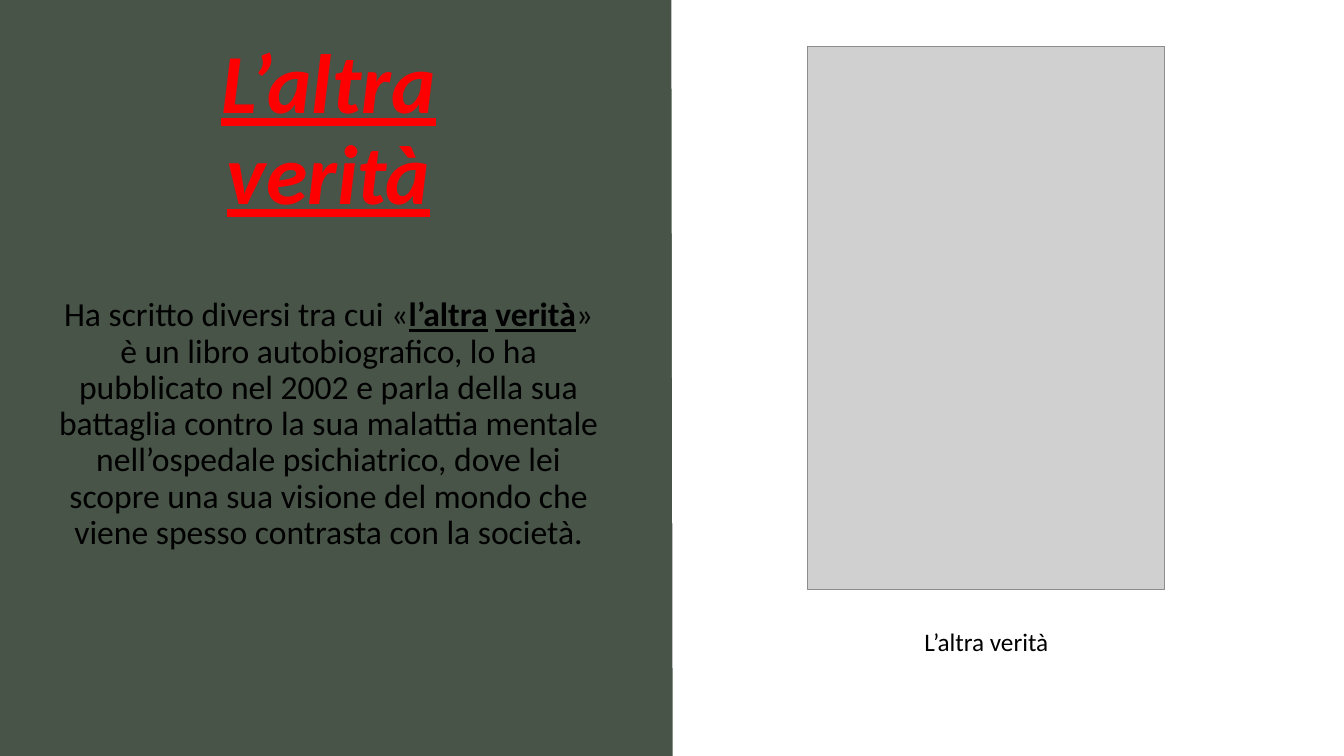
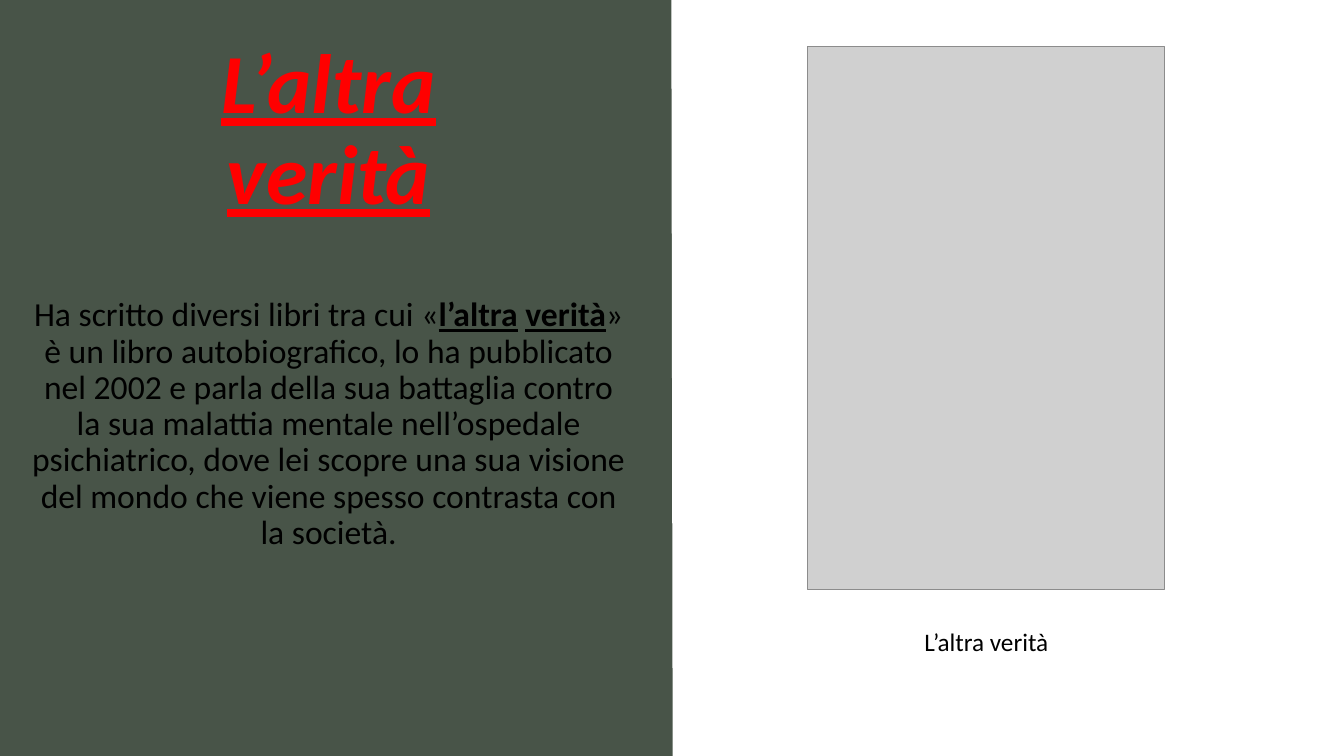
Before and after one commit to Licciardino-Matteo/portfolio-Matteo-Licciardino, a slide deck: slide 3 of docs/download/Educazione civica sui ospedali psichiatrici.pptx. Drawn at 1344x756 pixels with LibreOffice and Linux fonts; fonts in the diff are those of the drawing; grey boxes stand for pictures. Boxes give left, top, right and bottom in pixels: in the first picture for what was removed or moved away, otherwise in the second. Text is boxed around its words. In the diff, an @@ line names an element or a change of style, - is before the commit and + after.

Commit message:
Ulteriori modifiche

```diff
--- a/docs/download/Educazione civica sui ospedali psichiatrici.pptx
+++ b/docs/download/Educazione civica sui ospedali psichiatrici.pptx
@@ subtitle at box(32, 302, 625, 544): text changed @@
-Ha scritto diversi tra cui «l’altra verità» è un libro autobiografico, lo ha pubblicato nel 2002 e parla della sua battaglia contro la sua malattia mentale nell’ospedale psichiatrico, dove lei scopre una sua visione del mondo che viene spesso contrasta con la società.
+Ha scritto diversi libri tra cui «l’altra verità» è un libro autobiografico, lo ha pubblicato nel 2002 e parla della sua battaglia contro la sua malattia mentale nell’ospedale psichiatrico, dove lei scopre una sua visione del mondo che viene spesso contrasta con la società.
```
